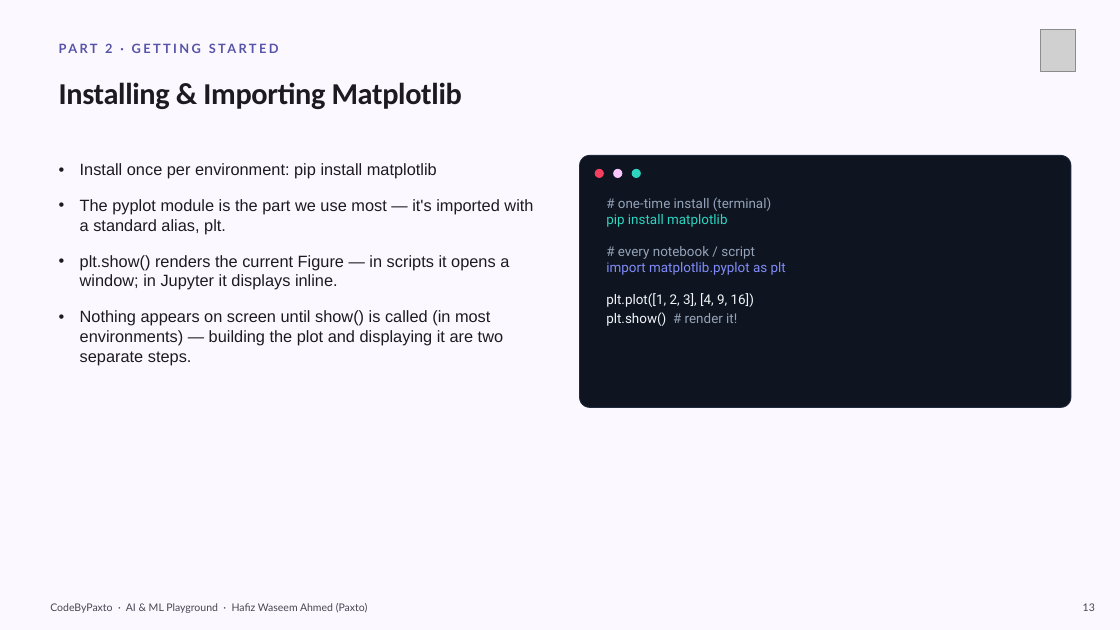
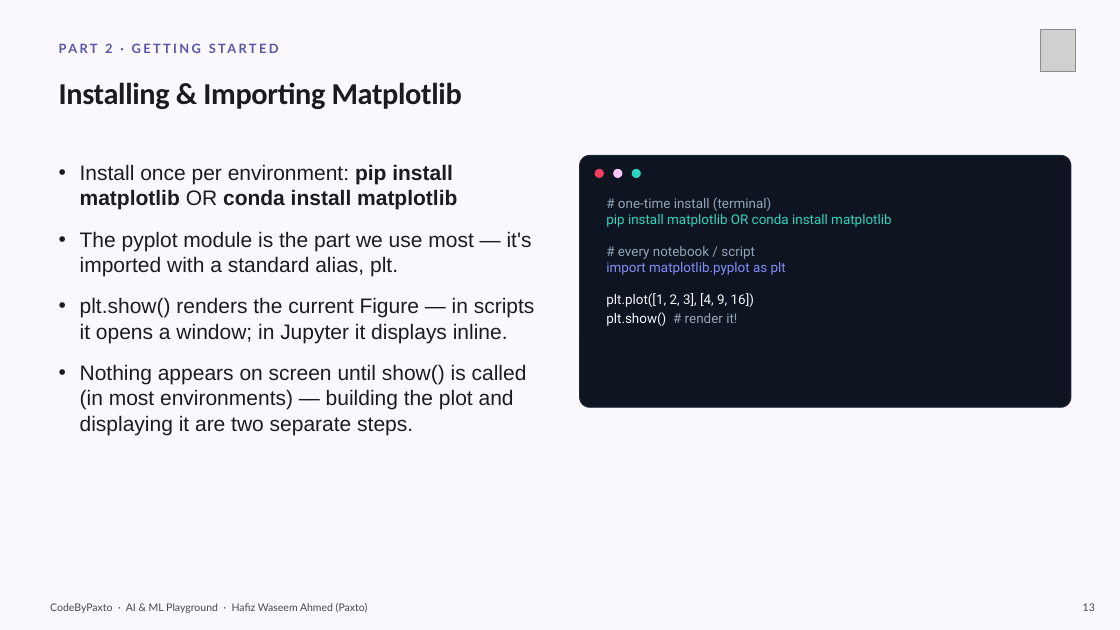
Before and after one commit to waseem-development/ai-and-ml-playground, a slide deck: slide 13 of slides/6_matplotlib/Matplotlib_AI_ML_Playground_v2.pptx. Drawn at 1120x630 pixels with LibreOffice and Linux fonts; fonts in the diff are those of the drawing; grey boxes stand for pictures. Boxes give left, top, right and bottom in pixels: in the first picture for what was removed or moved away, otherwise in the second. Text is boxed around its words. In the diff, an @@ line names an element or a change of style, - is before the commit and + after.

Commit message:
Added New Decks

```diff
--- a/slides/6_matplotlib/Matplotlib_AI_ML_Playground_v2.pptx
+++ b/slides/6_matplotlib/Matplotlib_AI_ML_Playground_v2.pptx
@@ text at bbox=[80, 164, 457, 210]: text changed; size 14 to 18 pt; bold on @@
-• Install once per environment: pip install matplotlib
+• Install once per environment: pip install matplotlib OR conda install matplotlib
@@ text at bbox=[80, 231, 535, 435]: size 14 to 18 pt in "The pyplot module is the part we ...", "plt.show() renders the current Figure — in ...", "Nothing appears on screen until show() is ..." @@
@@ text at bbox=[606, 214, 891, 227]: text changed @@
-pip install matplotlib
+pip install matplotlib OR conda install matplotlib
```
Also in this commit, not shown: 1 other slide changed, 5 other files.
